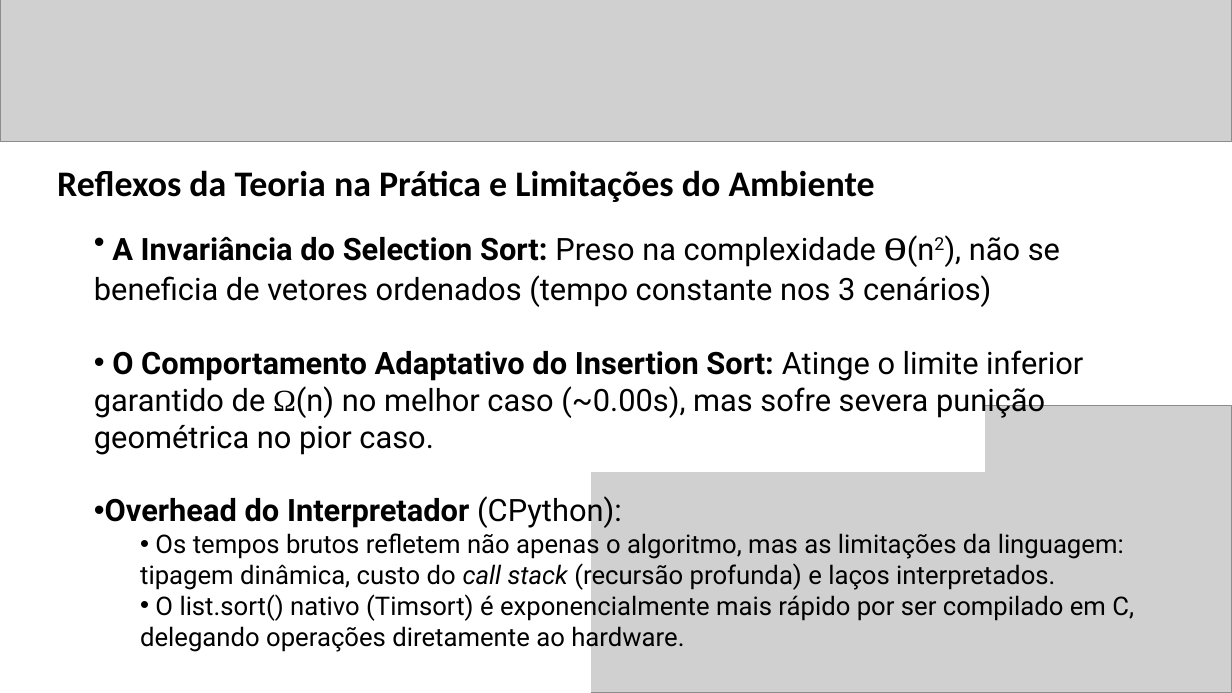
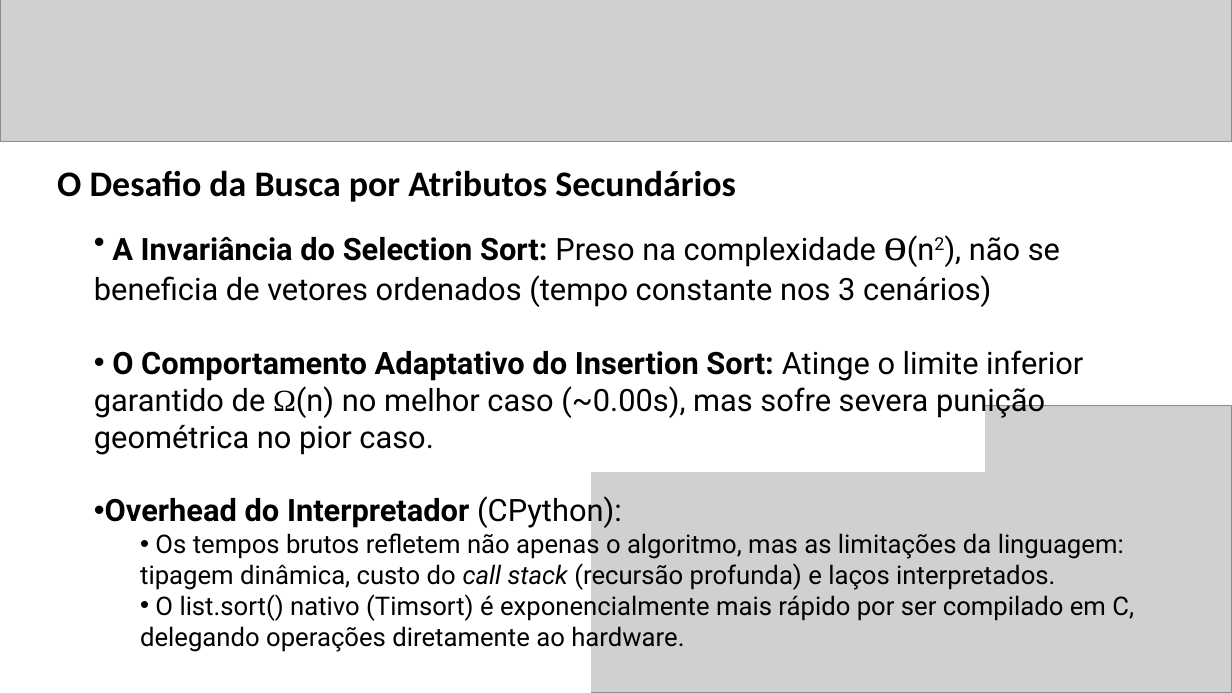
Before and after one commit to candidomor/Mestrado-Algoritimos-Projeto2, a slide deck: slide 13 of Apresentação - Projeto 02.pptx (slide 8 before the commit). Drawn at 1232x693 pixels with LibreOffice and Linux fonts; fonts in the diff are those of the drawing; grey boxes stand for pictures. Boxes give left, top, right and bottom in pixels: in the first picture for what was removed or moved away, otherwise in the second. Text is boxed around its words. In the diff, an @@ line names an element or a change of style, - is before the commit and + after.

```diff
--- a/Apresentação - Projeto 02.pptx
+++ b/Apresentação - Projeto 02.pptx
@@ title at (x1=57, y1=170, x2=736, y2=202): text changed @@
-Reflexos da Teoria na Prática e Limitações do Ambiente
+O Desafio da Busca por Atributos Secundários
```
Also in this commit, not shown: 3 other slides changed, 7 slides added, 2 slides removed, 10 other files.
